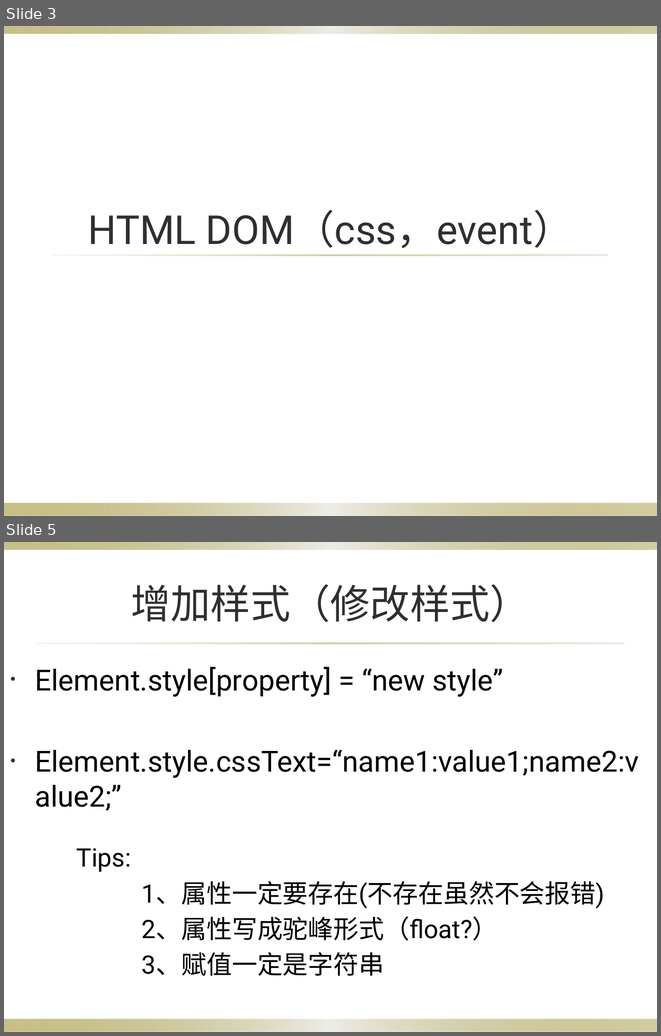
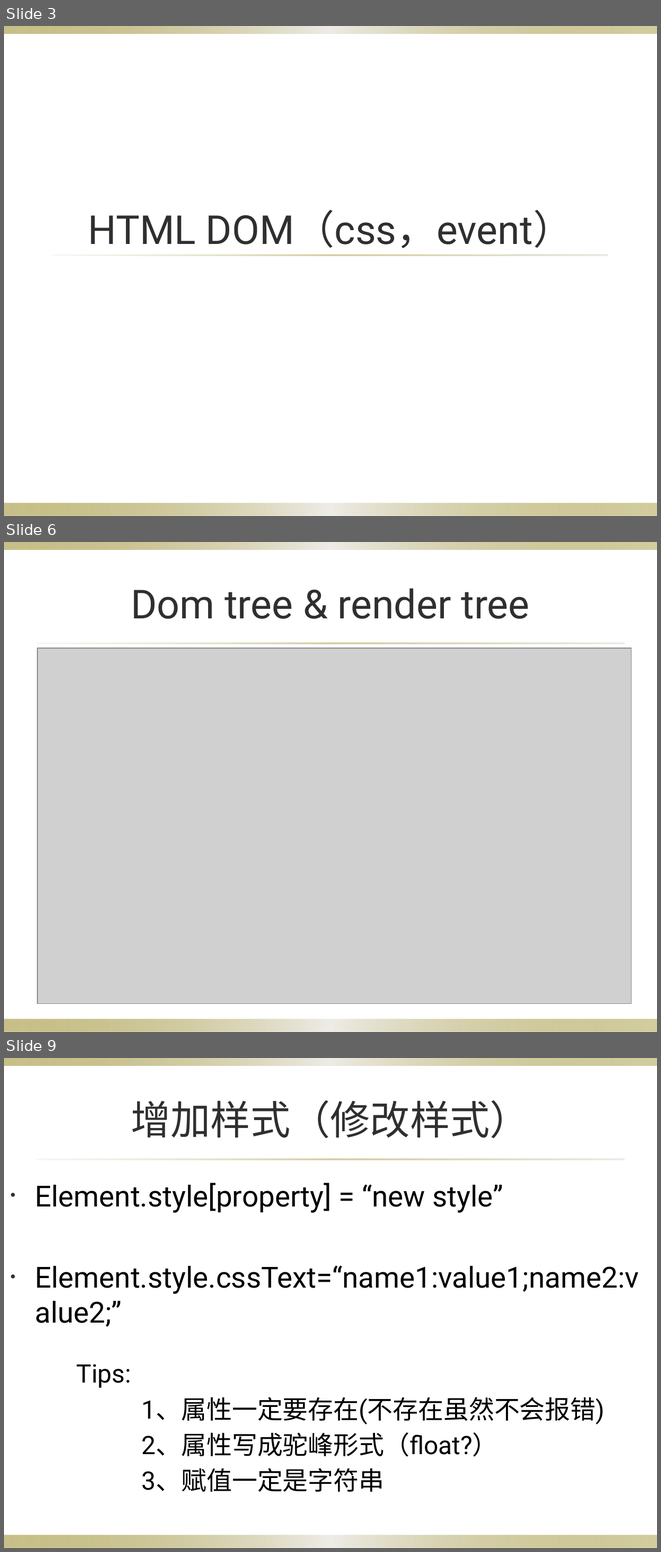
Before and after one commit to yangzcheung/yangzcheung, a slide deck: Dom/HTML DOM（css，event）.pptx. Shown one above the other, each under a label of ours: slides 3 and 5 before the commit, slides 3, 6 and 9 after it; the slides between them are not shown. The pictures are 661x1036 and 661x1552 pixels, drawn with LibreOffice and Linux fonts; fonts in the diff are those of the drawing; grey boxes stand for pictures; background and template pictures are left out. Boxes give left, top, right and bottom in pixels: in the first picture for what was removed or moved away, otherwise in the second. Text is boxed around its words. In the diff, an @@ line names an element or a change of style, - is before the commit and + after.

```diff
--- a/Dom/HTML DOM（css，event）.pptx
+++ b/Dom/HTML DOM（css，event）.pptx
@@ slide 6 added at (x1=4, y1=542, x2=657, y2=1032), background picture (left out); not listed: 3 template elements that a slide beside it also shows @@
@@ title added at (x1=131, y1=588, x2=529, y2=619), 44 pt, text #2F2F2F @@
+Dom tree & render tree
@@ picture added at (x1=37, y1=648, x2=631, y2=1004) @@
@@ what was slide 5 is now slide 9 @@
```
Also in this commit, not shown: 7 slides changed, 7 other slides added, 2 slides removed, 3 other files.
